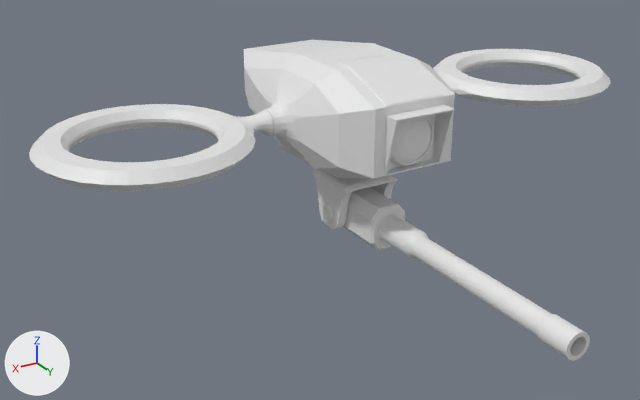
The FBX model Gravity Controller/Assets/Blender/fbx/drone.fbx: old version first, new version second.
One viewpoint serves both versions: a 50 mm camera at (2.11, 3.24, 1.44) aimed at (0.32, 0.26, -0.06). Arrows for +X, +Y and +Z are at lower left; the lights stay in place. Where no turn or scale is listed for an object, it has been applied to the vertices. Vertices at the same position are counted once.

The scene before the commit, as lines of its bpy script (objects in view):
```python
me_circle = bpy.data.meshes.new('Circle')
me_circle.from_pydata(...)  # 756 vertices, 742 faces; spans x -1.43..1.43, y -0.41..0.46, z 0.19..0.3
me_cube_004 = bpy.data.meshes.new('Cube.004')
me_cube_004.from_pydata(...)  # 296 vertices, 260 faces; spans x -0.09..0.09, y -0.1..1.46, z -0.34..-0.13
me_cylinder = bpy.data.meshes.new('Cylinder')
me_cylinder.from_pydata(...)  # 224 vertices, 194 faces; spans x -0.123..0.123, y 0.421..0.469, z 0.098..0.344
me_cylinder_001 = bpy.data.meshes.new('Cylinder.001')
me_cylinder_001.from_pydata(...)  # 468 vertices, 376 faces; spans x -0.153..0.153, y -0.102..0.18, z -0.31..-0.037
me_plane = bpy.data.meshes.new('Plane')
me_plane.from_pydata(...)  # 424 vertices, 396 faces; spans x -0.439..0.439, y -0.68..0.55, z -0.037..0.487
ob_body = bpy.data.objects.new('Body', me_plane)
ob_body.location = (0.0, 0.0, 0.0)
ob_camera_lens = bpy.data.objects.new('Camera Lens', me_cylinder)
ob_camera_lens.location = (0.0, 0.0, 0.0)
ob_gun = bpy.data.objects.new('Gun', me_cube_004)
ob_gun.location = (0.0, 0.0, 0.0)
ob_joint = bpy.data.objects.new('Joint', me_cylinder_001)
ob_joint.location = (0.0, 0.0, 0.0)
ob_wing = bpy.data.objects.new('Wing', me_circle)
ob_wing.location = (0.0, 0.0, 0.0)
```
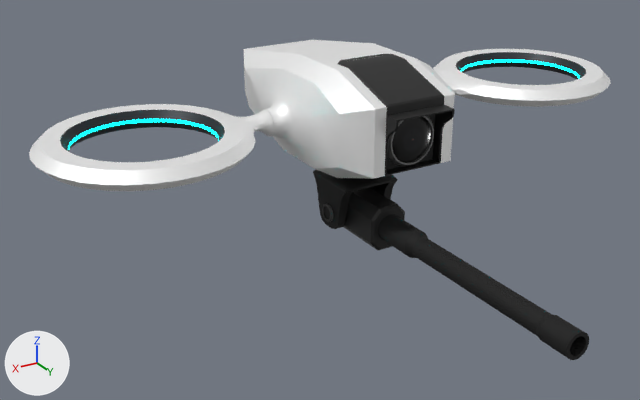
Where the newer file only moved an object's origin or applied its transform, the numbers keep the older frame.

Where the change shows, as pixel boxes (x1, y1, x2, y2) in the pictures (640 x 400 px; the box of a moved part takes in the faces that stretch with it):
'Body', reshaped, moved: (244, 40, 455, 179) in both
'Gun', reshaped: before (343, 187, 590, 361); after (343, 187, 589, 360)
part 1 of me_plane, moved or reshaped: (249, 50, 455, 179) in both
part 3 of me_cylinder_001, moved or reshaped: before (370, 181, 397, 199); after (369, 181, 397, 199)
part 4 of me_cylinder_001, moved or reshaped: (313, 173, 353, 229) in both
part 5 of me_cylinder_001, added: after (322, 203, 334, 222)
part 6 of me_cylinder_001, added (black): after (313, 170, 397, 193)
part 7 of me_cylinder_001, deleted: before (313, 170, 397, 193)
part 8 of me_cylinder_001, deleted: before (322, 203, 334, 222)
part 9 of me_circle, recoloured: (43, 49, 589, 188) in both
part 10 of me_circle, recoloured (grey to cyan): (68, 59, 580, 149) in both
part 11 of me_cube_004, moved or reshaped: before (407, 231, 550, 336); after (407, 232, 551, 336)
part 12 of me_cube_004, recoloured (white to black): (378, 215, 589, 360) in both
part 13 of me_cube_004, recoloured (grey to black): (344, 192, 404, 250) in both

The change, as a diff of the scene's bpy script:
```diff
--- a/Gravity Controller/Assets/Blender/fbx/drone.fbx.py
+++ b/Gravity Controller/Assets/Blender/fbx/drone.fbx.py
@@ mat_gun @@
+mat_gun = principled_material('Gun')
+mat_gun.base_color = (0.0331, 0.0331, 0.0331)  # black #333333
+mat_gun.metallic = 0.8
+mat_gun.roughness = 0.8
@@ mat_gunbody @@
+mat_gunbody = principled_material('GunBody')
+mat_gunbody.base_color = (0.0222, 0.0222, 0.0222)  # black #292929
+mat_gunbody.metallic = 0.5
@@ mat_winglight @@
+mat_winglight = principled_material('WingLight')
+mat_winglight.base_color = (0.0, 0.765, 0.8)  # cyan #00e3e7
+mat_winglight.roughness = 1.0
+mat_winglight.emission_color = (0.0, 1.0, 0.994)  # cyan #00fffe
+mat_winglight.emission_strength = 10.0
@@ mat_wing @@
+mat_wing = principled_material('Wing')
+mat_wing.texture = img_dronewing_png
+mat_wing.metallic = 0.5
@@ me_plane @@
-me_plane.from_pydata(...)  # 424 vertices, 396 faces; spans x -0.439..0.439, y -0.68..0.55, z -0.037..0.487
+me_plane.from_pydata(...)  # 452 vertices, 410 faces; spans x -0.439..0.439, y -0.704..0.526, z -0.279..0.245
+# me_plane part 1: 424 vertices removed from x -0.439..0.439, y -0.68..0.55, z -0.037..0.487; 452 vertices added at x -0.439..0.439, y -0.704..0.526, z -0.279..0.245
+# me_plane part 2: the surface is now shaded smooth
+me_plane.materials.append(mat_body)  # picture img_dronebody_png
+me_plane.materials.append(mat_jointbody)  # picture img_dronejointbody_png
@@ me_circle @@
-me_circle.from_pydata(...)  # 756 vertices, 742 faces; spans x -1.43..1.43, y -0.41..0.46, z 0.19..0.3
+me_circle.from_pydata(...)  # 756 vertices, 738 faces; spans x -1.43..1.43, y -0.41..0.46, z 0.19..0.3
+# me_circle part 9: 674 faces spanning x -1.43..1.43, y -0.41..0.46, z 0.19..0.3 switch from no material to mat_wing (picture img_dronewing_png)
+# me_circle part 10: 64 faces spanning x -1.28..1.28, y -0.27..0.32, z 0.24..0.26 switch from no material to mat_winglight (cyan #00e3e7)
@@ me_cube_004 @@
-me_cube_004.from_pydata(...)  # 296 vertices, 260 faces; spans x -0.09..0.09, y -0.1..1.46, z -0.34..-0.13
+me_cube_004.from_pydata(...)  # 292 vertices, 259 faces; spans x -0.09..0.09, y -0.1..1.45, z -0.34..-0.14
+# me_cube_004 part 11: 4 vertices moved within x -0.03..0.03, y 0.56..1.3, z -0.27..-0.2; 4 vertices removed from x -0.03..0.03, y 0.56..1.3, z -0.28..-0.19; 4 vertices added at x -0.03..0.03, y 0.56..1.3, z -0.27..-0.2
+# me_cube_004 part 12: 207 faces spanning x -0.06..0.06, y 0.32..1.45, z -0.3..-0.17 switch from no material to mat_gun (black #333333)
+# me_cube_004 part 13: 26 faces spanning x -0.09..0.09, y -0.1..0.32, z -0.34..-0.14 switch from no material to mat_gunbody (black #292929)
@@ me_cylinder_001 @@
-me_cylinder_001.from_pydata(...)  # 468 vertices, 376 faces; spans x -0.153..0.153, y -0.102..0.18, z -0.31..-0.037
+me_cylinder_001.from_pydata(...)  # 452 vertices, 356 faces; spans x -0.153..0.153, y -0.141..0.141, z -0.272..0.0
+# me_cylinder_001 part 3: the loose piece of 32 vertices spanning x -0.141..-0.099, y -0.102..0.18, z -0.31..-0.09 is moved by (0.0, -0.039, 0.037), in mat_jointbody (picture img_dronejointbody_png)
+# me_cylinder_001 part 4: the loose piece of 32 vertices spanning x 0.099..0.141, y -0.102..0.18, z -0.31..-0.09 is moved by (0.0, -0.039, 0.037), in mat_jointbody (picture img_dronejointbody_png)
+# me_cylinder_001 part 5: a new loose piece of 288 vertices spanning x -0.153..0.153, y -0.043..0.043, z -0.245..-0.158
+# me_cylinder_001 part 6: a new loose piece of 36 vertices spanning x -0.141..0.141, y -0.141..0.141, z -0.052..-0.01, in mat_jointbody (picture img_dronejointbody_png)
+# me_cylinder_001 part 7: the loose piece of 52 vertices spanning x -0.141..0.141, y -0.102..0.18, z -0.09..-0.047 is deleted
+# me_cylinder_001 part 8: 288 vertices removed from x -0.153..0.153, y -0.004..0.082, z -0.282..-0.195
+me_cylinder_001.materials.append(mat_jointbody)  # picture img_dronejointbody_png
+me_cylinder_001.materials.append(mat_joint)  # picture img_dronejoint_png
@@ ob_body @@
 ob_body = bpy.data.objects.new('Body', me_plane)
-ob_body.location = (0.0, 0.0, 0.0)
+ob_body.location = (0.0, 0.024, 0.242)
```
